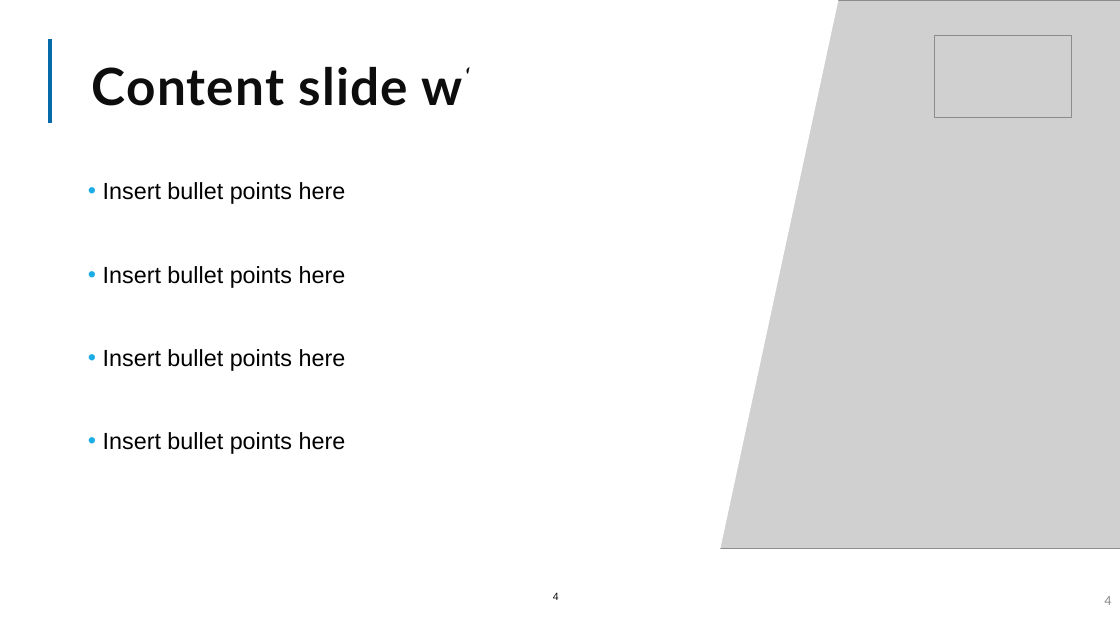
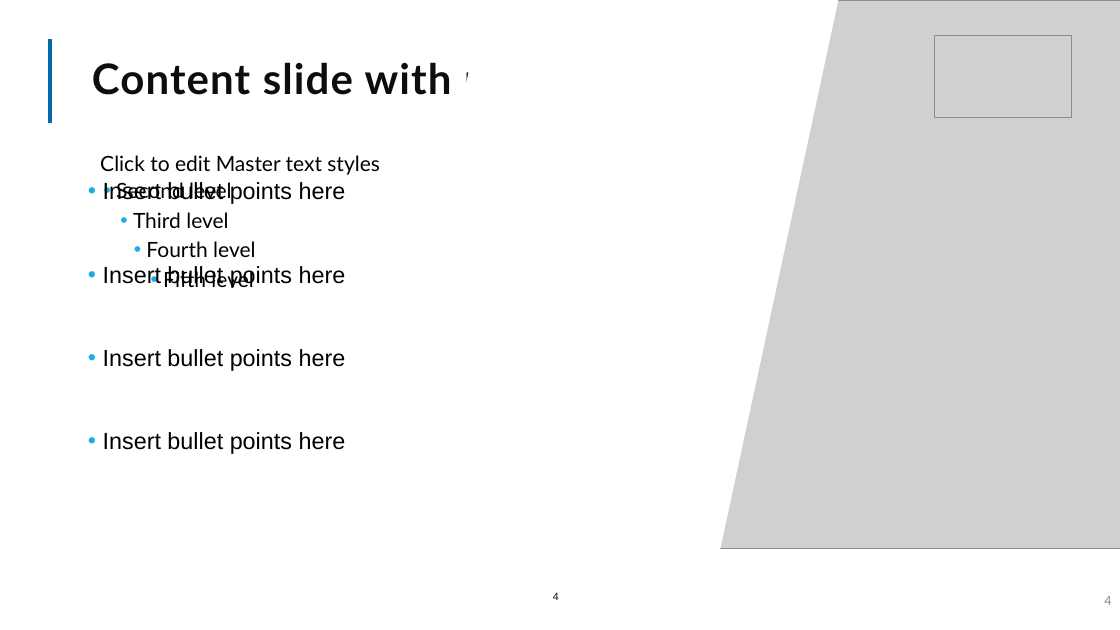
Before and after one commit to The-Strategy-Unit/nhp_sbr_impacts, a slide deck: slide 4 of template.pptx. Drawn at 1120x630 pixels with LibreOffice and Linux fonts; fonts in the diff are those of the drawing; grey boxes stand for pictures; background and template pictures are left out. Boxes give left, top, right and bottom in pixels: in the first picture for what was removed or moved away, otherwise in the second. Text is boxed around its words. In the diff, an @@ line names an element or a change of style, - is before the commit and + after.

```diff
--- a/template.pptx
+++ b/template.pptx
@@ title "Content slide with picture" at [92, 62, 602, 95]: size 44 to 36 pt @@
@@ text added at [100, 155, 380, 288], 18 pt, text #000000 @@
+  Click to edit Master text styles
+  • Second level
+    • Third level
+      • Fourth level
+        • Fifth level
```
Also in this commit, not shown: 7 other slides changed, 3 slides added, 3 slides removed, 2 other files.
